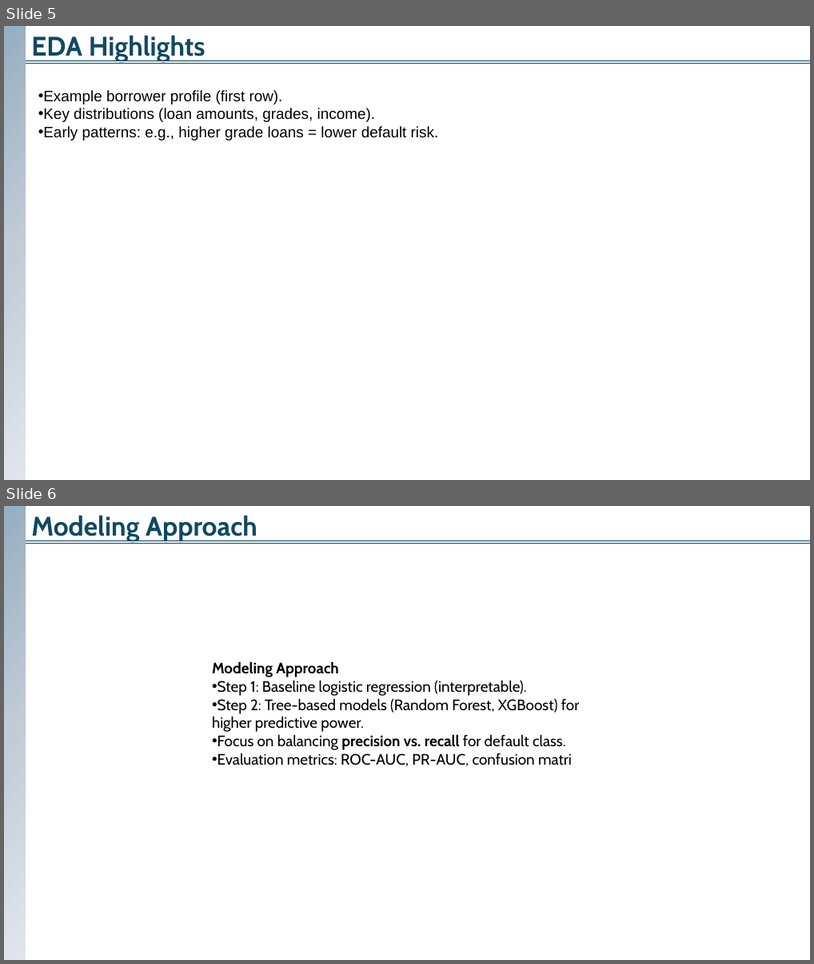
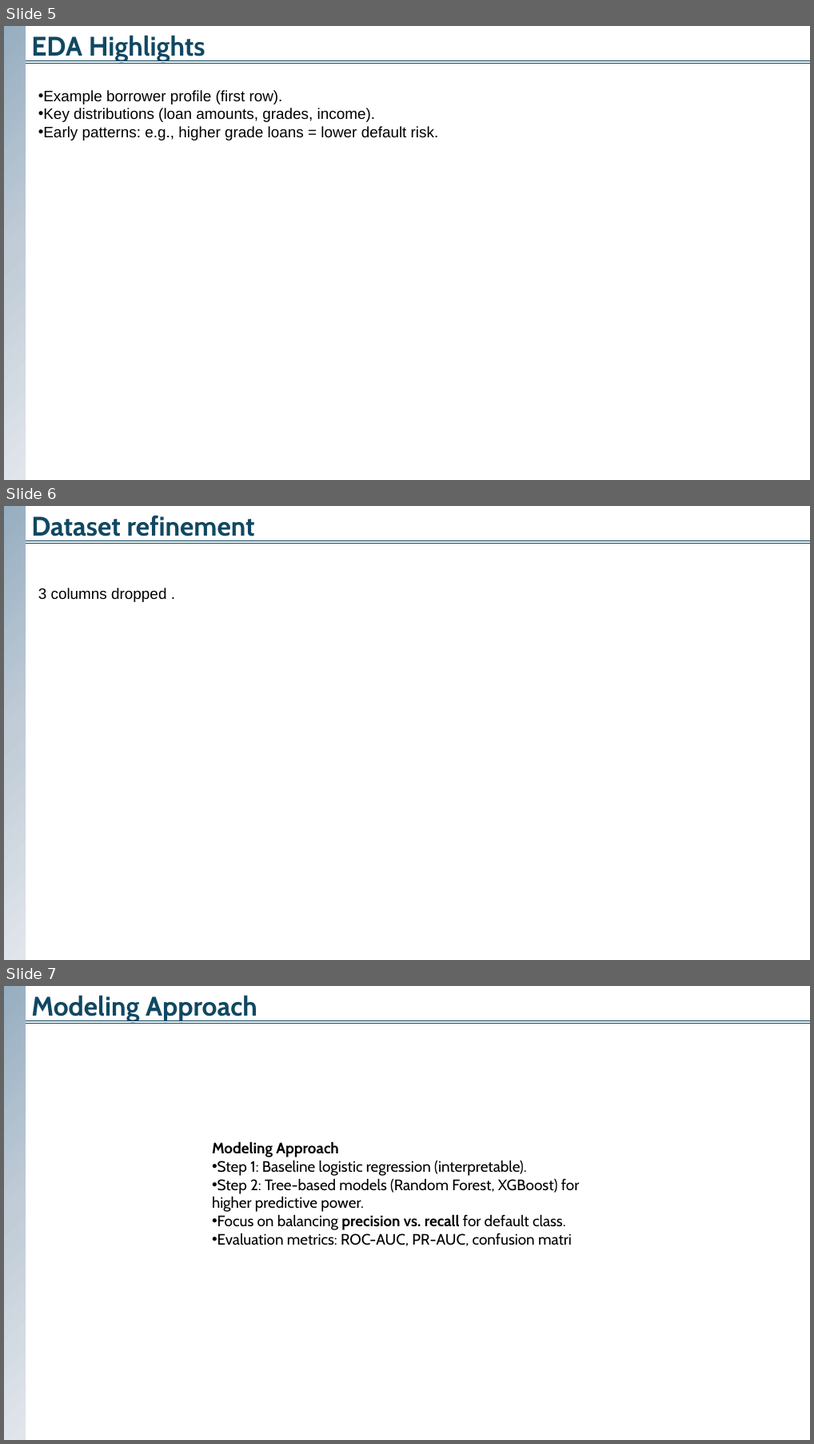
Before and after one commit to 37signals37/lending_club, a slide deck: Maximizing Profit for Lending Club.pptx. Shown one above the other, each under a label of ours: slides 5 and 6 before the commit, slides 5, 6 and 7 after it. The pictures are 814x964 and 814x1444 pixels, drawn with LibreOffice and Linux fonts; fonts in the diff are those of the drawing. Boxes give left, top, right and bottom in pixels: in the first picture for what was removed or moved away, otherwise in the second. Text is boxed around its words. In the diff, an @@ line names an element or a change of style, - is before the commit and + after.

```diff
--- a/Maximizing Profit for Lending Club.pptx
+++ b/Maximizing Profit for Lending Club.pptx
@@ slide 6 added at <box>4,506,810,960</box>, background #FFFFFF @@
@@ group added at <box>4,506,810,960</box>: 3 lines, 1 text, 1 rectangle @@
+Dataset refinement
@@ text added at <box>38,588,166,602</box>, 18 pt, text #000000 @@
+3 columns dropped .
@@ what was slide 6 is now slide 7 @@
```
Also in this commit, not shown: 1 slide changed, 2 other files.
